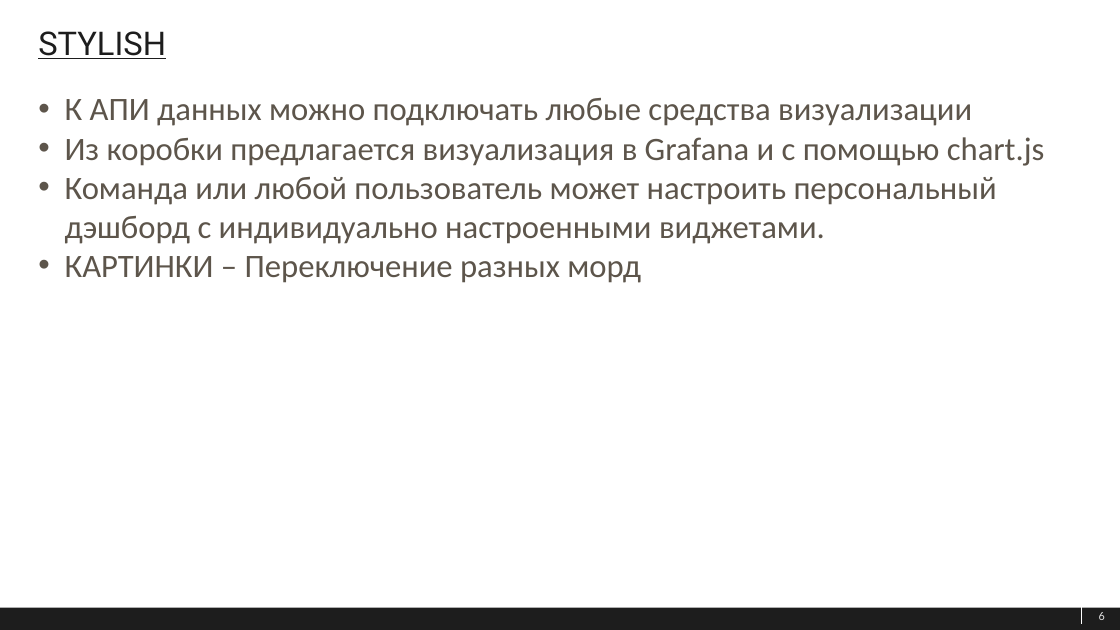
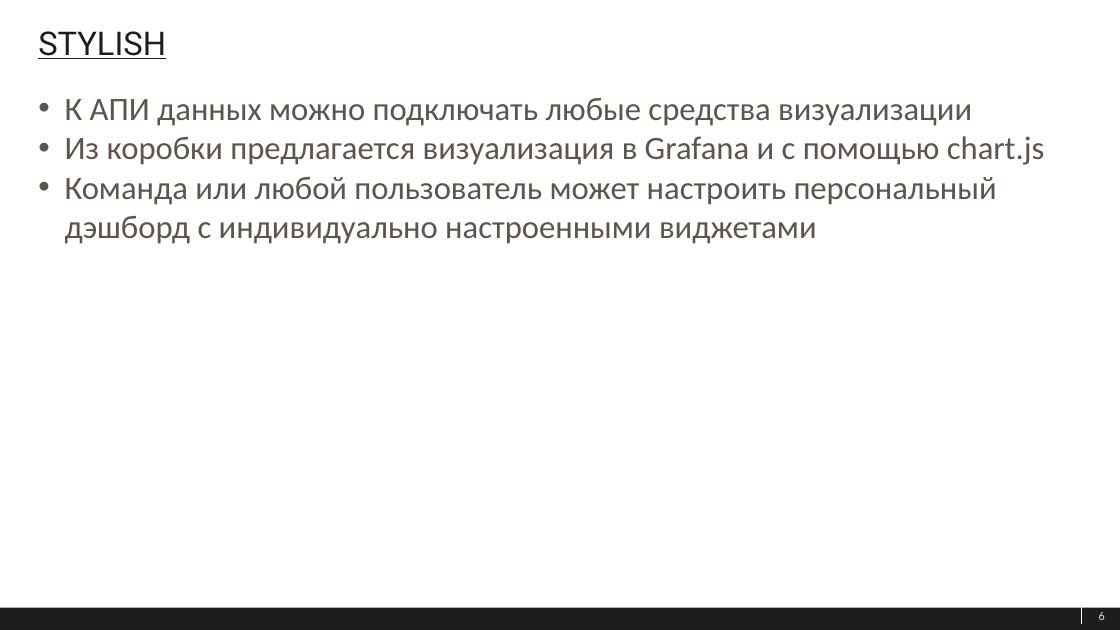
Before and after one commit to Gallardo13/SBH2019, a slide deck: slide 6 of Хакатон_2019_ФСО.1.pptx. Drawn at 1120x630 pixels with LibreOffice and Linux fonts; fonts in the diff are those of the drawing. Boxes give left, top, right and bottom in pixels: in the first picture for what was removed or moved away, otherwise in the second. Text is boxed around its words. In the diff, an @@ line names an element or a change of style, - is before the commit and + after.

```diff
--- a/Хакатон_2019_ФСО.1.pptx
+++ b/Хакатон_2019_ФСО.1.pptx
@@ text at (65, 177, 997, 244): text changed @@
-• Команда или любой пользователь может настроить персональный дэшборд с индивидуально настроенными виджетами.
-• КАРТИНКИ – Переключение разных морд
+• Команда или любой пользователь может настроить персональный дэшборд с индивидуально настроенными виджетами
```
Also in this commit, not shown: 9 other slides changed, 4 slides added, 1 other file.
